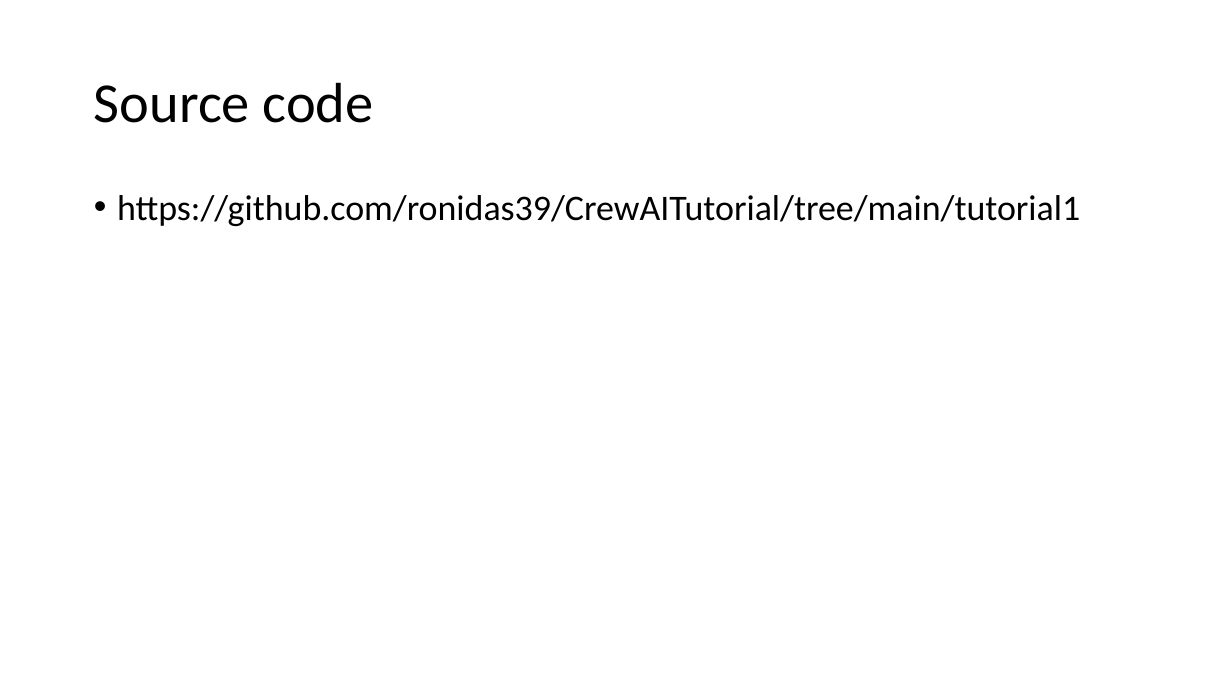
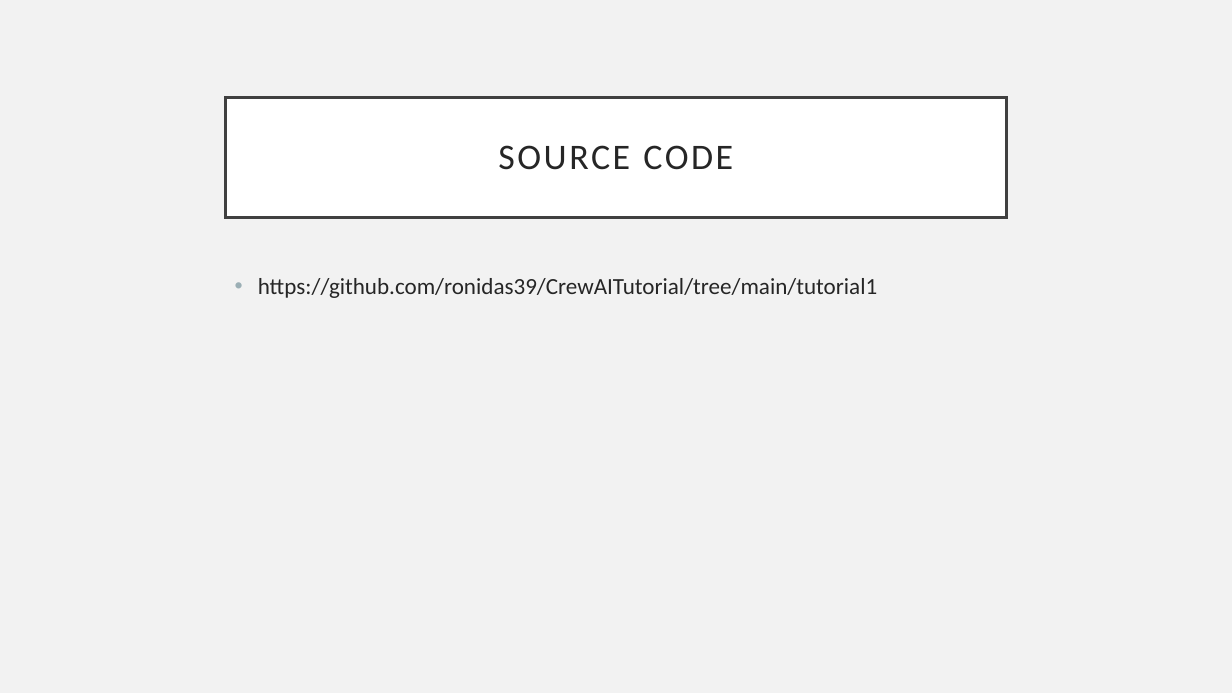
Before and after one commit to ronidas39/CrewAITutorial, a slide deck: slide 6 of tutorial1/Tutorial1.pptx. Drawn at 1232x693 pixels with LibreOffice and Linux fonts; fonts in the diff are those of the drawing. Boxes give left, top, right and bottom in pixels: in the first picture for what was removed or moved away, otherwise in the second. Text is boxed around its words. In the diff, an @@ line names an element or a change of style, - is before the commit and + after.

```diff
--- a/tutorial1/Tutorial1.pptx
+++ b/tutorial1/Tutorial1.pptx
@@ background #FFFFFF to #F2F2F2 @@
@@ title "SOURCE CODE": place and size @@
-title "SOURCE CODE" at [94, 82, 374, 123]
+title "SOURCE CODE" at [226, 97, 1006, 217]
@@ title "SOURCE CODE" at [226, 97, 1006, 217]: fill none to #FFFFFF; outline none to #404040 2.5 pt @@
@@ title at [498, 145, 733, 170]: text changed; size 44 to 28 pt; text colour #000000 to #262626 @@
-Source code
+SOURCE CODE
@@ text "https://github.com/ronidas39/CrewAITutorial/tree/main/tutori ...": place and size @@
-text "https://github.com/ronidas39/CrewAITutorial/tree/main/tutori ..." at [117, 195, 1080, 226]
+text "https://github.com/ronidas39/CrewAITutorial/tree/main/tutori ..." at [258, 278, 877, 298]
@@ text "https://github.com/ronidas39/CrewAITutorial/tree/main/tutori ..." at [258, 278, 877, 298]: size 28 to 18 pt, text colour #000000 to #262626; line spacing 0.9 to 1 @@
```
Also in this commit, not shown: 5 other slides changed, 4 other files.
